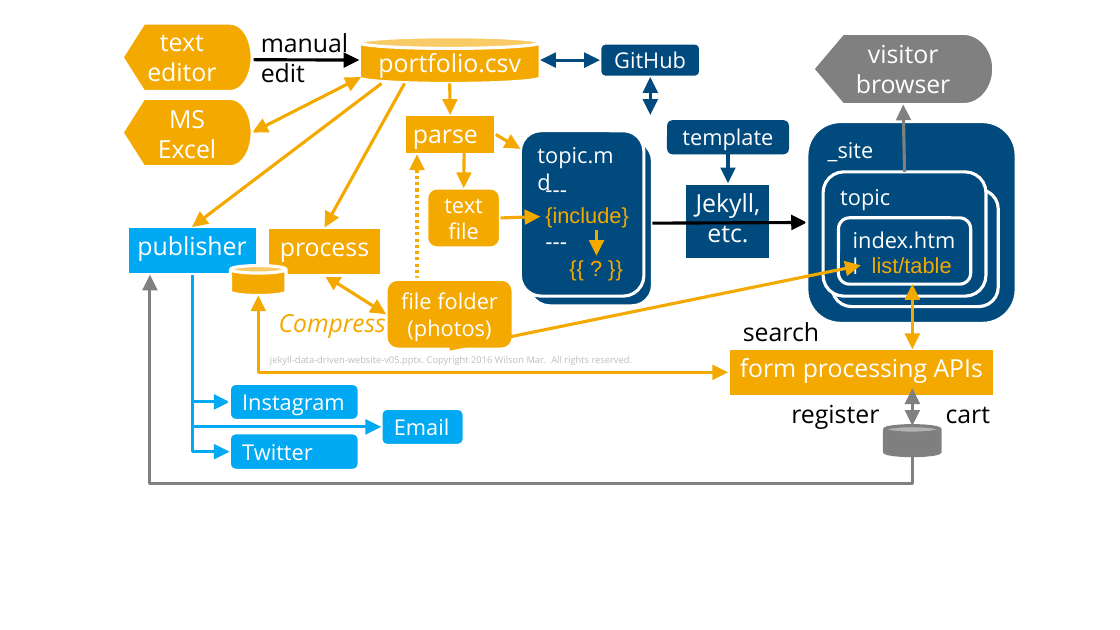
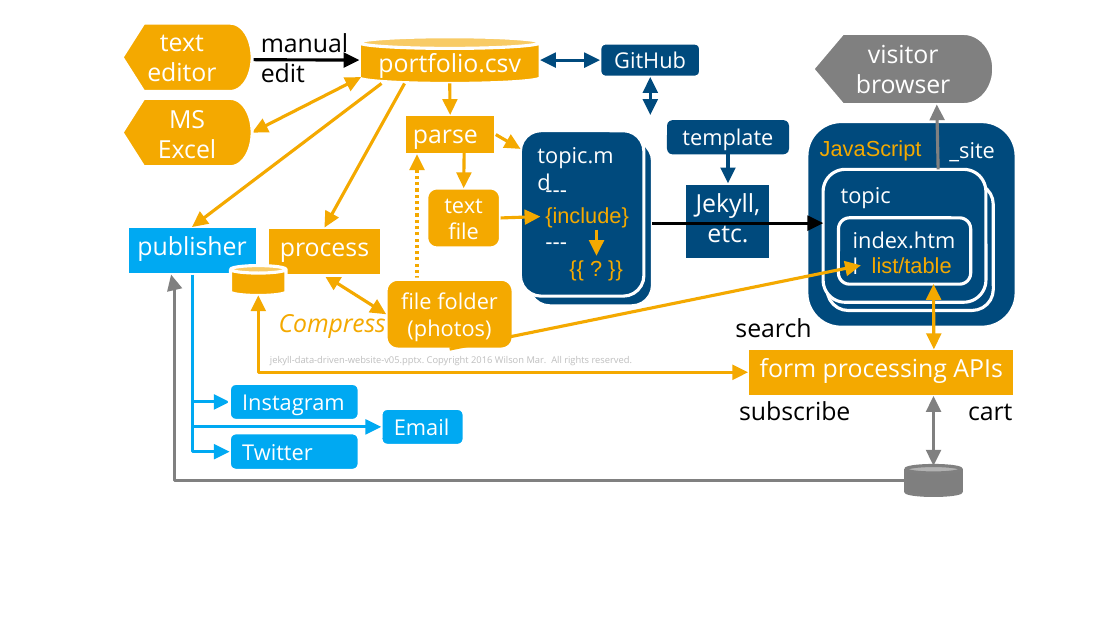
Before and after one commit to rkuma183/wilsonmar.github.io, a slide deck: slide 1 of fig/jekyll-data-driven-web-v01.pptx. Drawn at 1120x630 pixels with LibreOffice and Linux fonts; fonts in the diff are those of the drawing. Boxes give left, top, right and bottom in pixels: in the first picture for what was removed or moved away, otherwise in the second. Text is boxed around its words. In the diff, an @@ line names an element or a change of style, - is before the commit and + after.

```diff
--- a/fig/jekyll-data-driven-web-v01.pptx
+++ b/fig/jekyll-data-driven-web-v01.pptx
@@ arrow moved from (905, 171) - (903, 104) to (939, 169) - (936, 104) @@
@@ rounded rectangle "_site": place and size @@
-rounded rectangle "_site" at (806, 122, 1016, 324)
+rounded rectangle "_site" at (806, 122, 1016, 328)
@@ rounded rectangle "_site" at (806, 122, 1016, 328): alignment left to right @@
@@ text added at (820, 140, 922, 161), 14 pt, text #F4A900 @@
+JavaScript
@@ rounded rectangle "topic": place and size @@
-rounded rectangle "topic" at (823, 171, 986, 296)
+rounded rectangle "topic" at (823, 169, 986, 302)
@@ rounded rectangle "others": place and size @@
-rounded rectangle "others" at (832, 189, 998, 307)
+rounded rectangle "others" at (827, 184, 992, 311)
@@ arrow moved from (653, 223) - (806, 223) to (653, 223) - (823, 223) @@
@@ elbow arrow moved from (913, 456) - (150, 274) to (906, 480) - (171, 274) @@
@@ elbow double arrow moved from (728, 372) - (259, 296) to (748, 372) - (259, 296) @@
@@ 1 rectangle, 1 text, 1 double arrow: place and size @@
-1 rectangle, 1 text, 1 double arrow at (728, 284, 995, 424)
+1 rectangle, 1 text, 1 double arrow at (748, 284, 1015, 421)
@@ text "search": place and size @@
-text "search" at (743, 322, 819, 342)
+text "search" at (735, 318, 811, 338)
@@ text at (739, 401, 850, 421): text changed @@
-register
+subscribe
@@ double arrow moved from (913, 389) - (913, 426) to (934, 396) - (934, 466) @@
@@ cylinder: place and size @@
-cylinder at (885, 426, 941, 456)
+cylinder at (906, 466, 962, 496)
```
Also in this commit, not shown: 2 other files.
